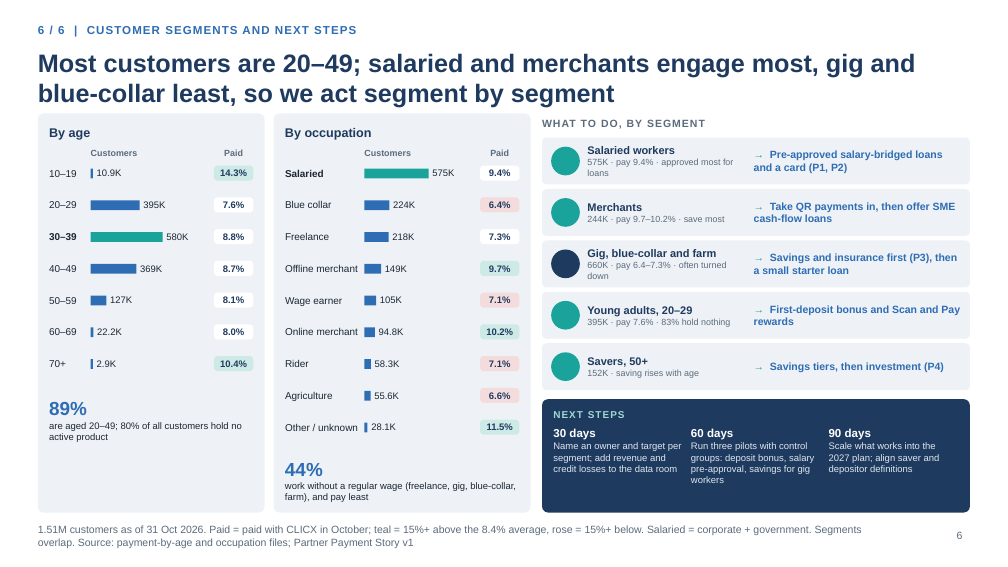
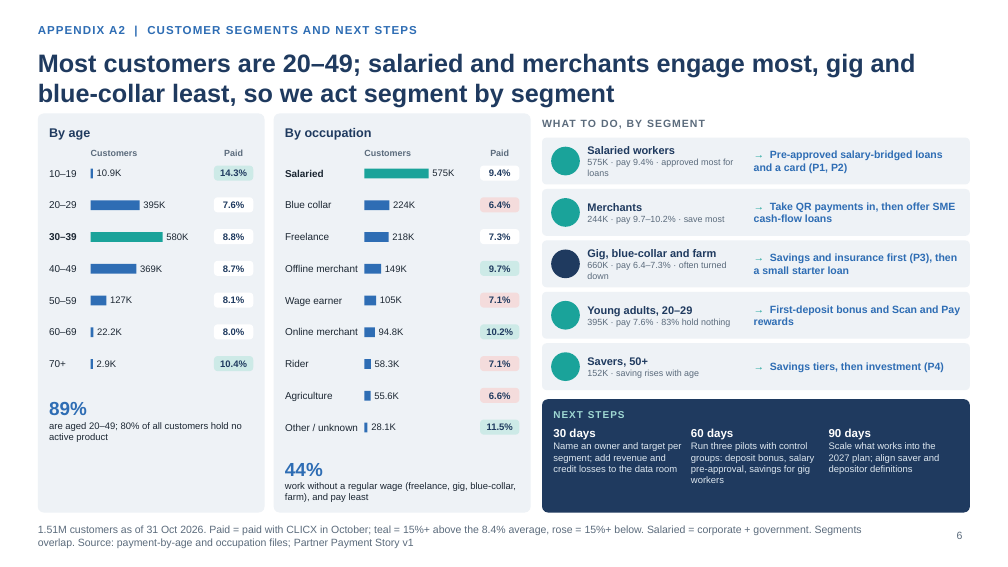
Before and after one commit to hweisim/claude_code, a slide deck: slide 6 of clicx_insights/CLICX_2027_Board_Storyline.pptx. Drawn at 1008x567 pixels with LibreOffice and Linux fonts; fonts in the diff are those of the drawing; background and template pictures are left out. Boxes give left, top, right and bottom in pixels: in the first picture for what was removed or moved away, otherwise in the second. Text is boxed around its words. In the diff, an @@ line names an element or a change of style, - is before the commit and + after.

```diff
--- a/clicx_insights/CLICX_2027_Board_Storyline.pptx
+++ b/clicx_insights/CLICX_2027_Board_Storyline.pptx
@@ text at [38,26,417,34]: text changed @@
-6 / 6 | CUSTOMER SEGMENTS AND NEXT STEPS
+APPENDIX A2 | CUSTOMER SEGMENTS AND NEXT STEPS
```
Also in this commit, not shown: 7 other slides changed, 2 other files.
